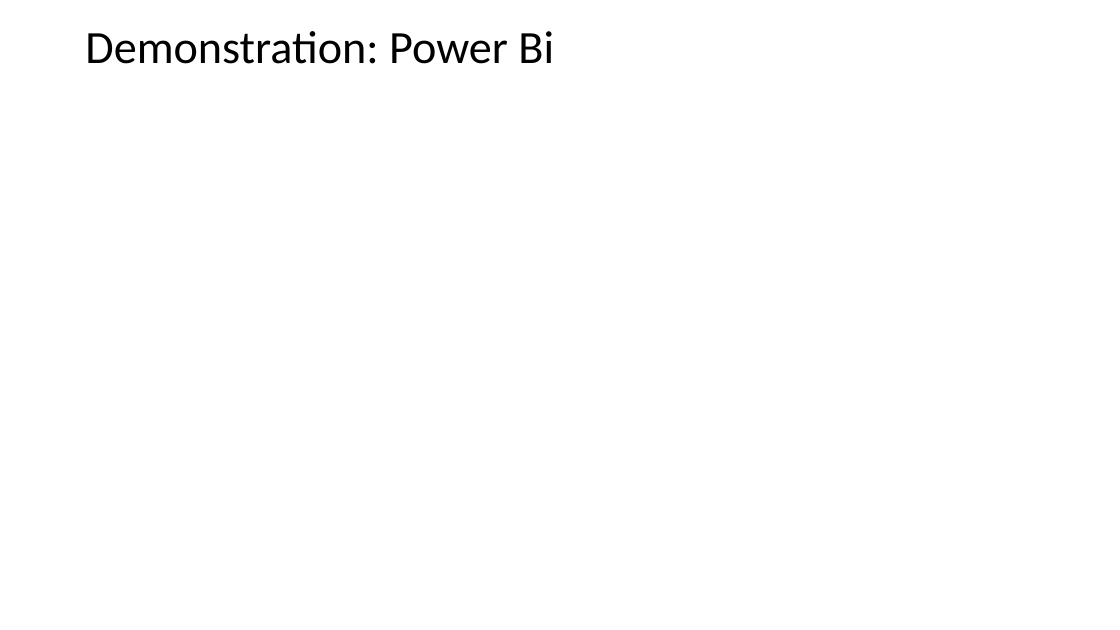
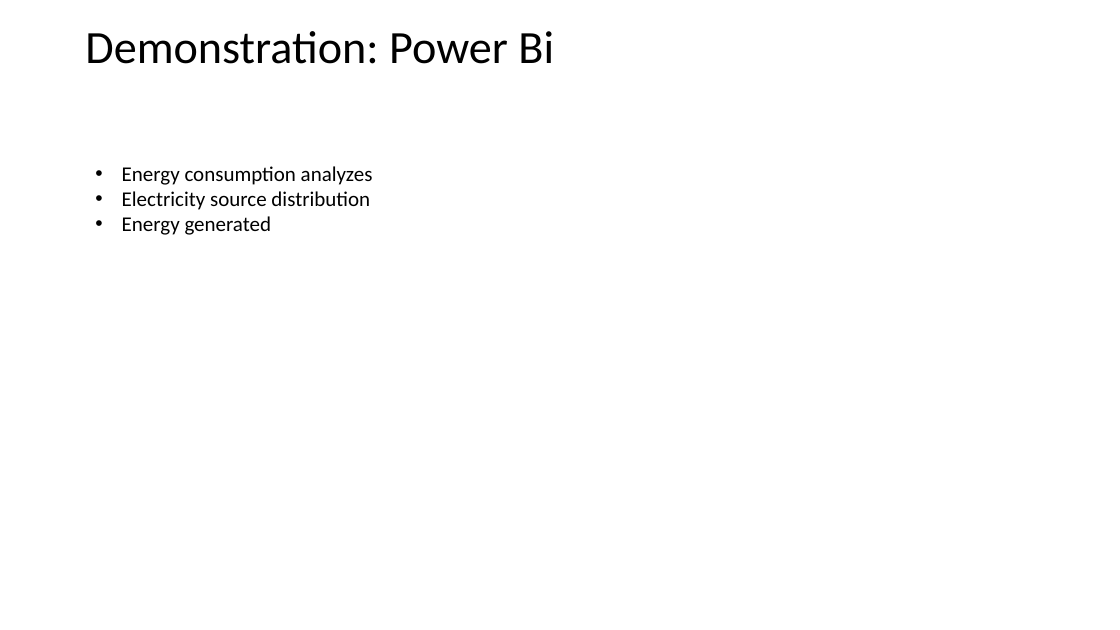
Before and after one commit to nscodechris/final_exam_aw_academy, a slide deck: slide 4 of Presentation1.pptx (slide 3 before the commit). Drawn at 1120x630 pixels with LibreOffice and Linux fonts; fonts in the diff are those of the drawing. Boxes give left, top, right and bottom in pixels: in the first picture for what was removed or moved away, otherwise in the second. Text is boxed around its words. In the diff, an @@ line names an element or a change of style, - is before the commit and + after.

```diff
--- a/Presentation1.pptx
+++ b/Presentation1.pptx
@@ text added at bbox=[122, 166, 373, 235], 18 pt, text #000000 @@
+• Energy consumption analyzes
+• Electricity source distribution
+• Energy generated
```
Also in this commit, not shown: 4 other slides changed, 1 slide added.
